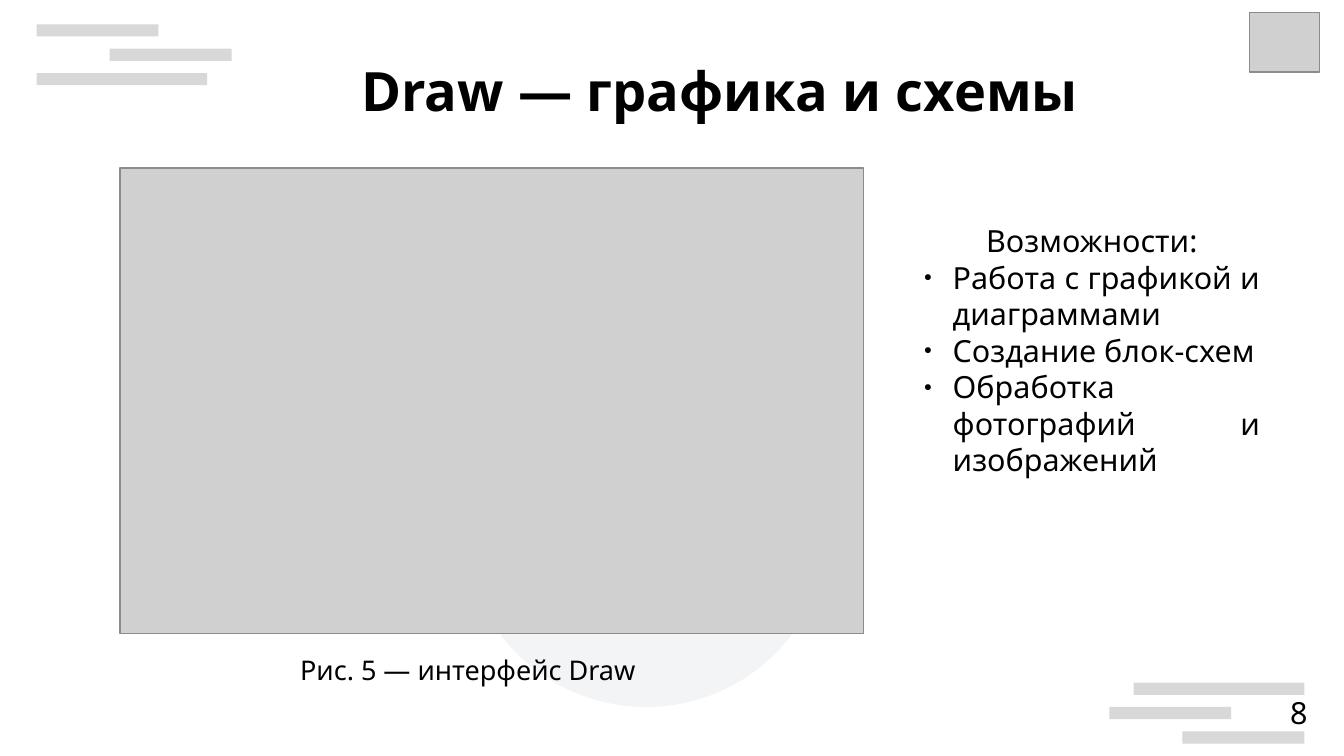
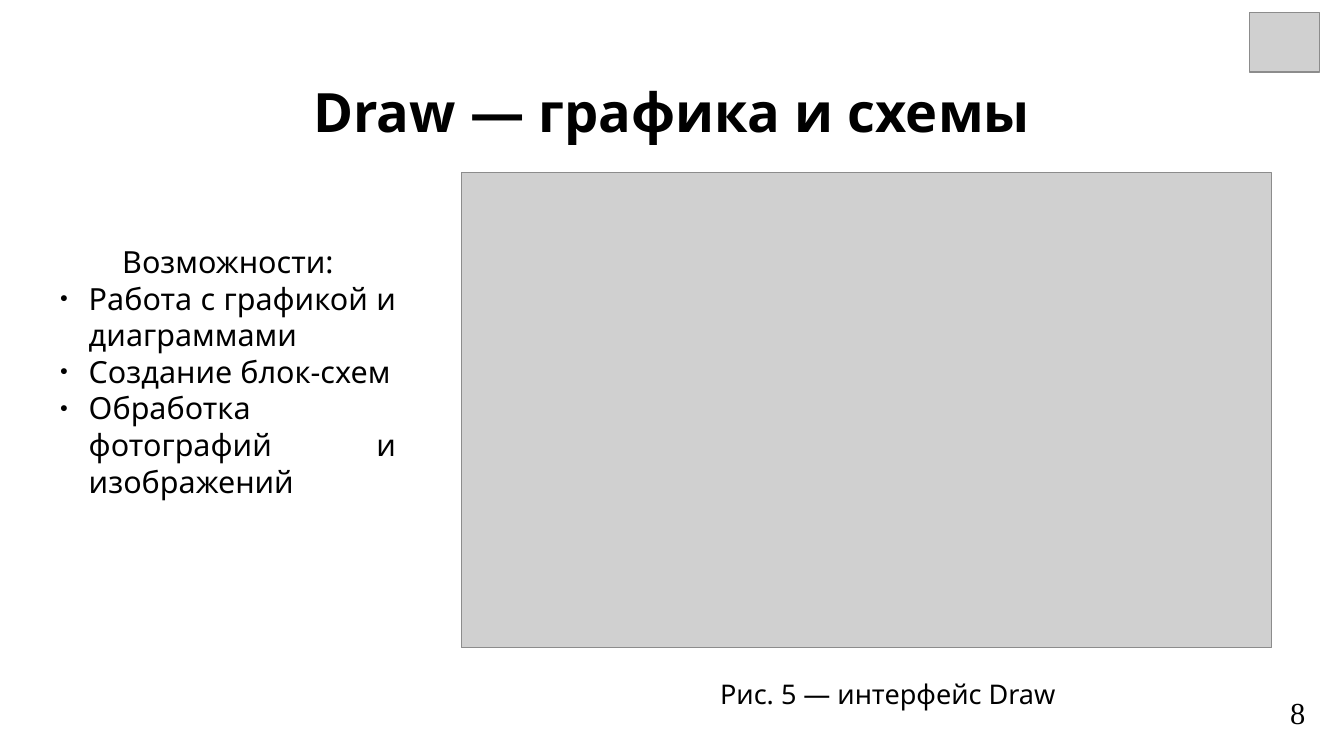
Before and after one commit to Soft-Darkness/df-presentations-2025, a slide deck: slide 8 of 4731204-50002/eremeeva-anna-aleksandrovna/LibreOffice_review.odp. Drawn at 1344x756 pixels with LibreOffice and Linux fonts; fonts in the diff are those of the drawing; grey boxes stand for pictures; background and template pictures are left out. Boxes give left, top, right and bottom in pixels: in the first picture for what was removed or moved away, otherwise in the second. Text is boxed around its words. In the diff, an @@ line names an element or a change of style, - is before the commit and + after.

```diff
--- a/4731204-50002/eremeeva-anna-aleksandrovna/LibreOffice_review.odp
+++ b/4731204-50002/eremeeva-anna-aleksandrovna/LibreOffice_review.odp
@@ text "Draw — графика и схемы": place and size @@
-text "Draw — графика и схемы" at [361, 69, 1078, 124]
+text "Draw — графика и схемы" at [313, 90, 1030, 145]
@@ text "Draw — графика и схемы" at [313, 90, 1030, 145]: vertical alignment middle to top @@
@@ picture: place and size @@
-picture at [120, 168, 863, 634]
+picture at [462, 173, 1273, 649]
@@ text "Возможности:": place and size @@
-text "Возможности:" at [953, 230, 1260, 479]
+text "Возможности:" at [89, 251, 396, 501]
@@ group removed at [37, 24, 829, 707]: 3 rectangles, 1 ellipse @@
@@ text at [720, 683, 1056, 711]: text changed @@
-Рис. 5 — интерфейс Draw
+Рис. 5 ― интерфейс Draw
@@ rectangle removed at [1134, 683, 1305, 695] @@
@@ page number at [1290, 703, 1305, 725]: font Noto Sans to Times New Roman @@
@@ rectangle removed at [1110, 707, 1232, 720] @@
@@ rectangle removed at [1183, 732, 1305, 744] @@
```
Also in this commit, not shown: 11 other slides changed, 1 other file.
